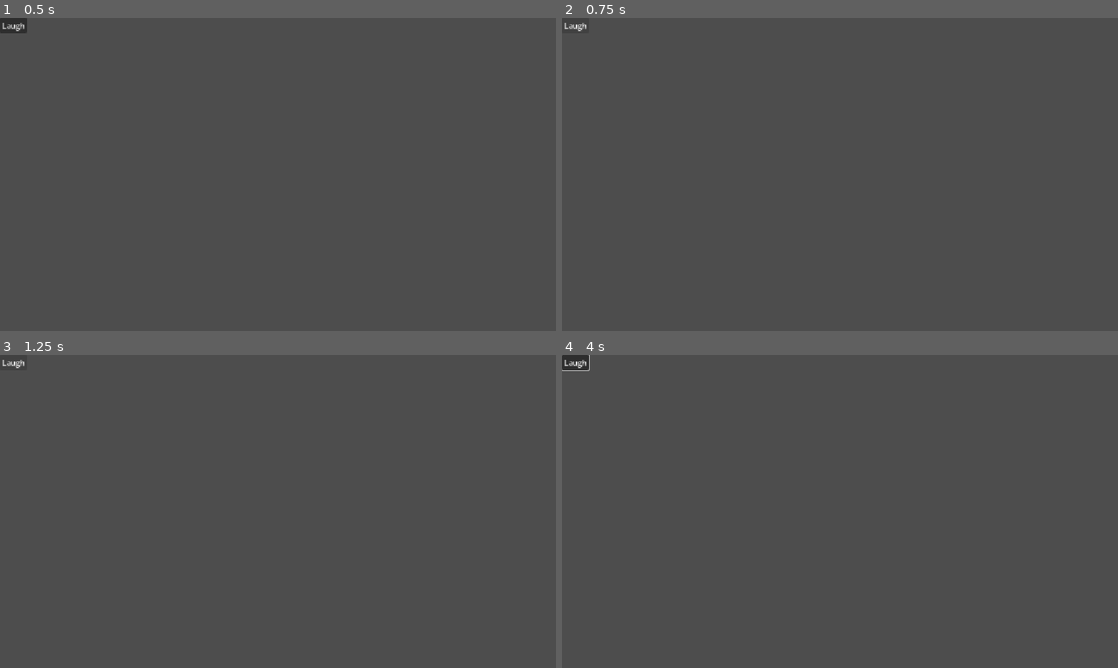
Above: before the commit, frames 1-4 (two rows, left to right).
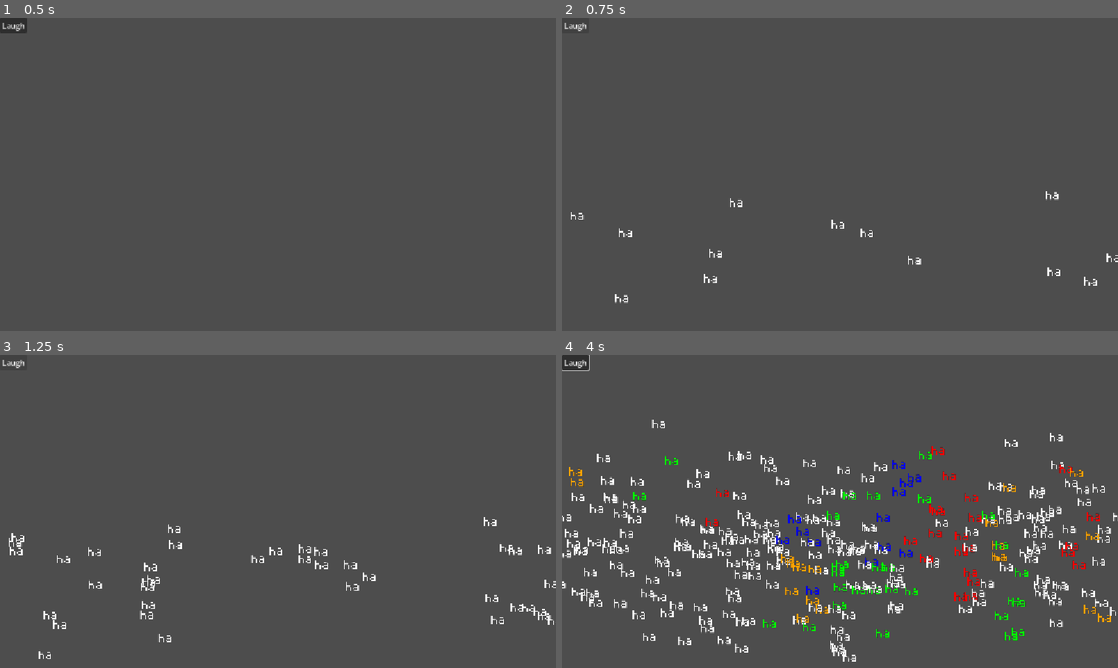
Above: after the commit, the same moments.

Repository: natleahh/project-bringer-2
Game: Godot game, scene res://Gig/Audience/audience_ui.tscn
Two runs of this game, one before a commit and one after it. Both use one fixed random seed, a clock stepped at 60 frames per second and the inputs below. The project has no main scene, so this scene is started directly.
Inputs (mouse positions are in pixels of both pictures, inside the frame that each line leads up to):
- Up to frame 1 (0.5 s): no input
- Up to frame 2 (0.75 s): click "Laugh" at 0.5 s
- Up to frame 3 (1.25 s): no input
- Up to frame 4 (4 s): click "Laugh" at 1.25 s; click "Laugh" at 2 s; tap Enter (ui_accept) at 2.75, 3.02, 3.77 s; move the mouse to (962, 495) at 2.77 s; tap Tab at 2.85, 3.6 s; move the mouse to (728, 527) at 3.52 s

Frame 1 is identical in both runs. In frame 2, 0.4% of the frame differs, in the area x 1-100%, y 55-92%; in frame 3, 1.0%; in frame 4, 7.3%, in the area x 0-100%, y 20-98%.
Error before the commit: Parse Error: Preload file "res://Set/Audience/laughter_spot.tscn" does not exist. (res://Gig/Audience/laughter_screen.gd:3)

Commit message:
ref: move laughter screen class

Diff:
--- a/Gig/Audience/laughter_screen.gd
+++ b/Gig/Audience/laughter_screen.gd
@@ -1,6 +1,6 @@
 class_name LaughScreen extends HFlowContainer
 
-const LAUGHTER_SPOT = preload("res://Set/Audience/laughter_spot.tscn")
+const LAUGHTER_SPOT = preload("res://Gig/Audience/laughter_spot.tscn")
 
 var laughter_spots: Array[LaughterSpot] = []
 var state: AudienceState
